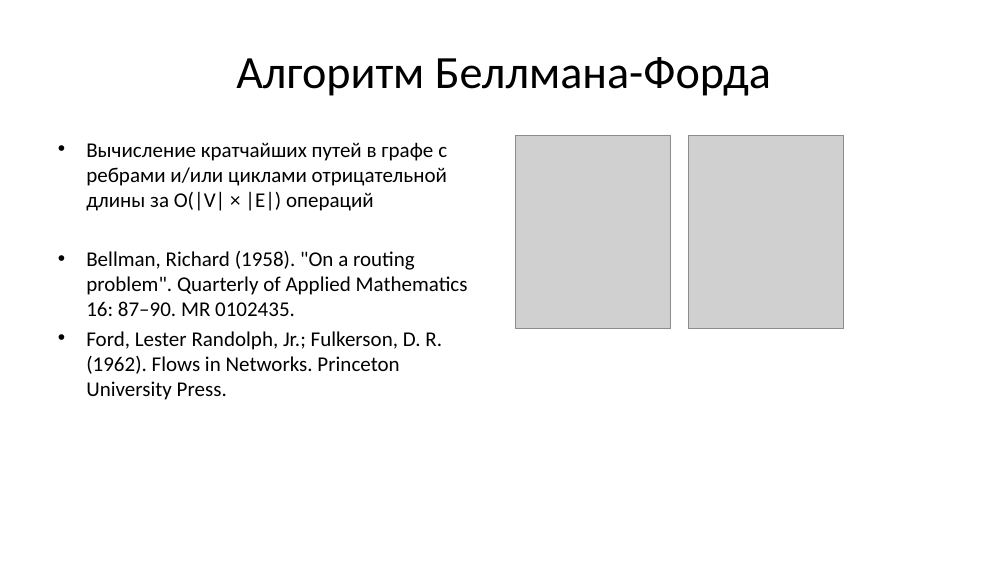
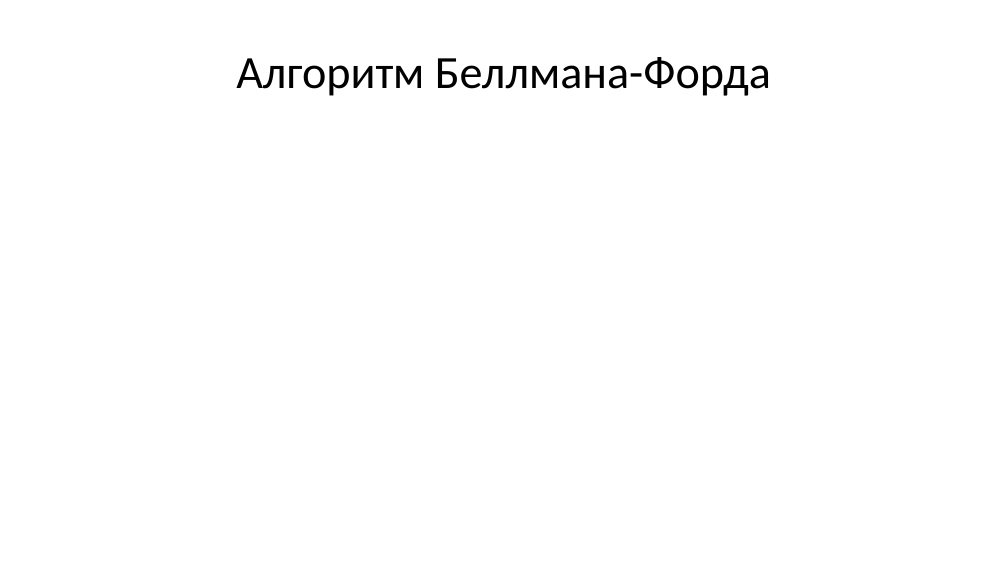
Before and after one commit to Evgueni-Petrov-aka-espetrov/Algorithms-and-Programming-in-C-pptx, a slide deck: slide 96 of 18 Кратчайшие пути и топсорт.pptx (slide 21 before the commit). Drawn at 1008x567 pixels with LibreOffice and Linux fonts; fonts in the diff are those of the drawing; grey boxes stand for pictures. Boxes give left, top, right and bottom in pixels: in the first picture for what was removed or moved away, otherwise in the second. Text is boxed around its words. In the diff, an @@ line names an element or a change of style, - is before the commit and + after.

```diff
--- a/18 Кратчайшие пути и топсорт.pptx
+++ b/18 Кратчайшие пути и топсорт.pptx
@@ rectangle added at <box>51,117,987,534</box>, fill #FFFFFF @@
@@ text removed at <box>86,142,468,400</box> @@
-• Вычисление кратчайших путей в графе c ребрами и/или циклами отрицательной длины за O(|V| × |E|) операций
-• Bellman, Richard (1958). "On a routing problem". Quarterly of Applied Mathematics 16: 87–90. MR 0102435.
-• Ford, Lester Randolph, Jr.; Fulkerson, D. R. (1962). Flows in Networks. Princeton University Press.
@@ picture removed at <box>516,135,671,329</box> @@
@@ picture removed at <box>689,135,844,329</box> @@
```
Also in this commit, not shown: 25 other slides changed, 147 slides added, 9 slides removed.
